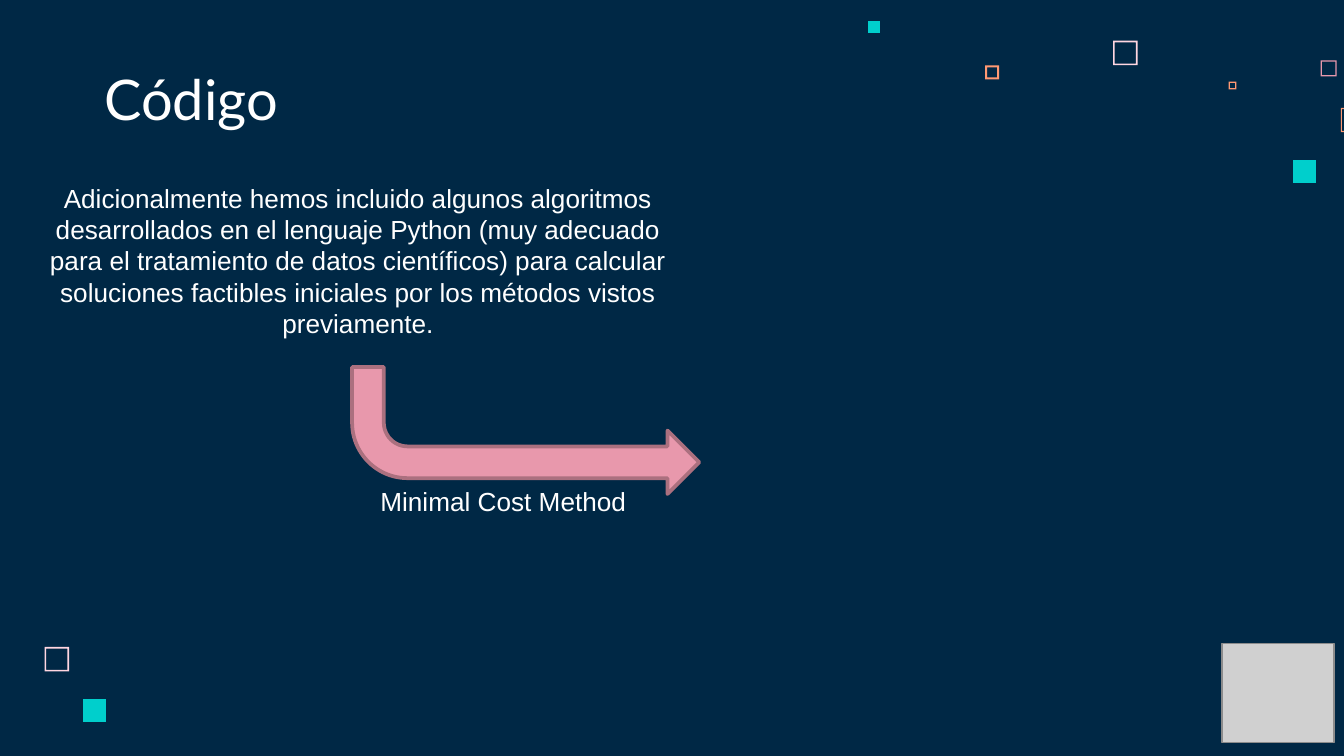
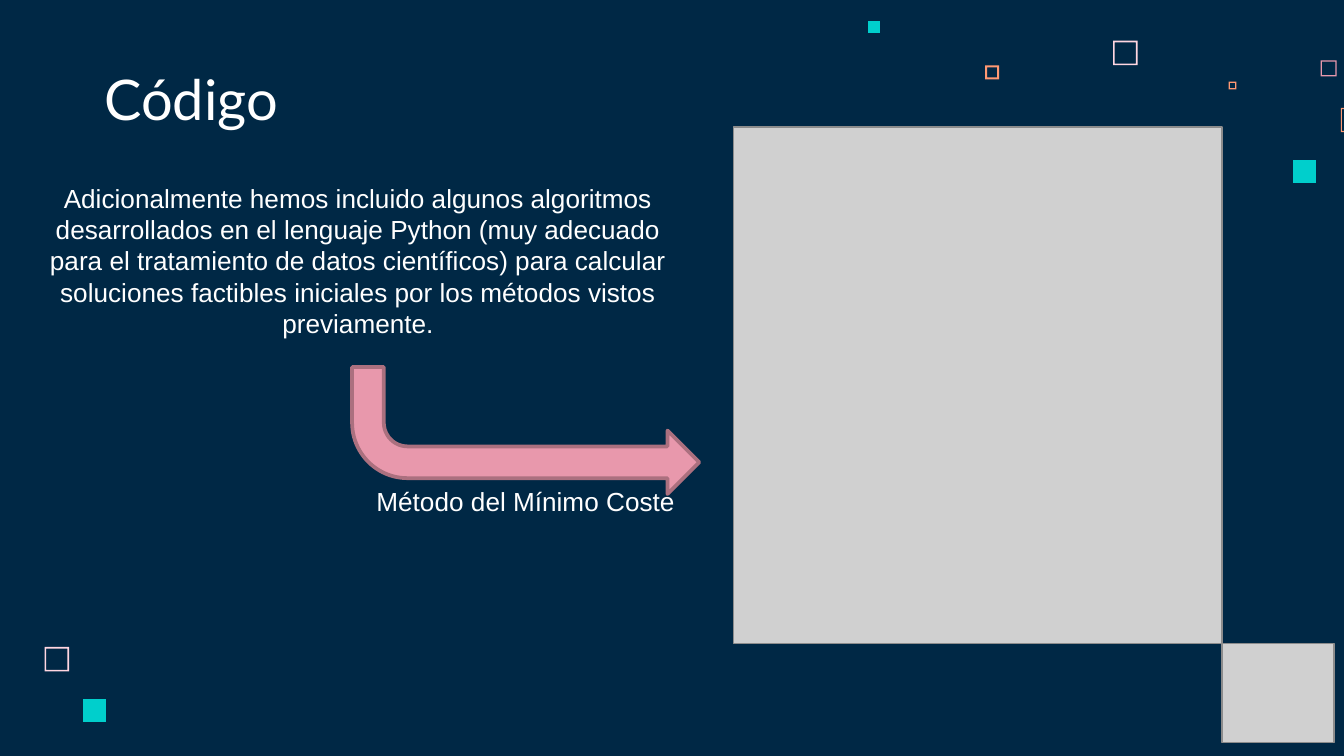
Before and after one commit to Fertry/MASI, a slide deck: slide 40 of Presentación - Problema del Transporte MASI.pptx (slide 37 before the commit). Drawn at 1344x756 pixels with LibreOffice and Linux fonts; fonts in the diff are those of the drawing; grey boxes stand for pictures. Boxes give left, top, right and bottom in pixels: in the first picture for what was removed or moved away, otherwise in the second. Text is boxed around its words. In the diff, an @@ line names an element or a change of style, - is before the commit and + after.

```diff
--- a/Presentación - Problema del Transporte MASI.pptx
+++ b/Presentación - Problema del Transporte MASI.pptx
@@ picture added at bbox=[734, 128, 1222, 644] @@
@@ text at bbox=[376, 490, 674, 512]: text changed @@
-Minimal Cost Method
+Método del Mínimo Coste
```
Also in this commit, not shown: 8 other slides changed, 4 slides added, 1 slide removed, 3 other files.
